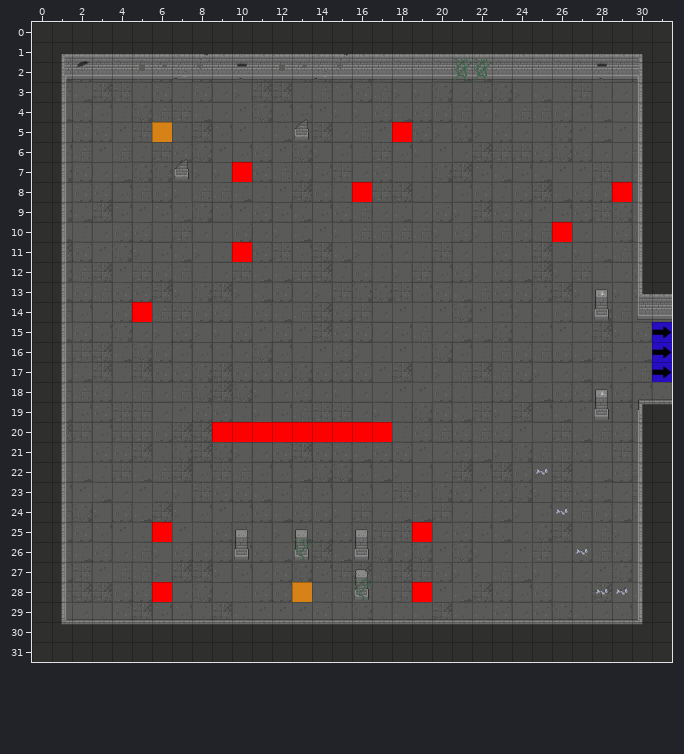
Tiled map -- GrupaTNT/Assets/Resources/RoomData/ROOM_1_E_1.tmx. Above is the file before it was changed.
Cells are 32x32 px. Shown: x 0..31, y 0..31.
The same view after the edit:
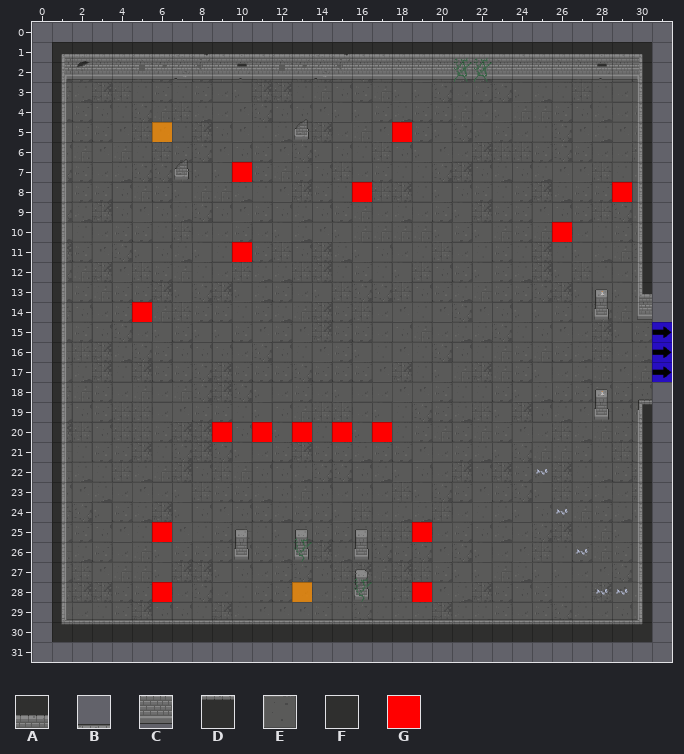
Key: from "Dungeon_Tileset_2": A 33, B 36, C 49, D 52, E 88, F 167; from "flags": G 8.
_ is an empty cell, . an unchanged one.
Diff:
--- layer "Floor"
@@ x 31..31 @@
-14 E
+14 _
@@ x 31..31 @@
-18 E
+18 _
--- layer "Walls"
@@ x 0..31 @@
- 0 FFFFFFFFFFFFFFFFFFFFFFFFFFFFFFFF
- 1 F..............................F
- 2 F..............................F
- 3 F..............................F
- 4 F..............................F
- 5 F..............................F
- 6 F..............................F
- 7 F..............................F
- 8 F..............................F
- 9 F..............................F
-10 F..............................F
-11 F..............................F
-12 F..............................F
-13 F..............................A
-14 F..............................C
-15 F...............................
-16 F...............................
-17 F...............................
-18 F..............................B
-19 F..............................D
-20 F..............................F
-21 F..............................F
-22 F..............................F
-23 F..............................F
-24 F..............................F
-25 F..............................F
-26 F..............................F
-27 F..............................F
-28 F..............................F
-29 F..............................F
-30 F..............................F
-31 FFFFFFFFFFFFFFFFFFFFFFFFFFFFFFFF
+ 0 ________________________________
+ 1 _.............................._
+ 2 _.............................._
+ 3 _.............................._
+ 4 _.............................._
+ 5 _.............................._
+ 6 _.............................._
+ 7 _.............................._
+ 8 _.............................._
+ 9 _.............................._
+10 _.............................._
+11 _.............................._
+12 _.............................._
+13 _.............................._
+14 _.............................._
+15 _...............................
+16 _...............................
+17 _...............................
+18 _.............................._
+19 _.............................._
+20 _.............................._
+21 _.............................._
+22 _.............................._
+23 _.............................._
+24 _.............................._
+25 _.............................._
+26 _.............................._
+27 _.............................._
+28 _.............................._
+29 _.............................._
+30 _.............................._
+31 ________________________________
--- layer "Flags"
@@ x 10..16 @@
-20 G.G.G.G
+20 _._._._
